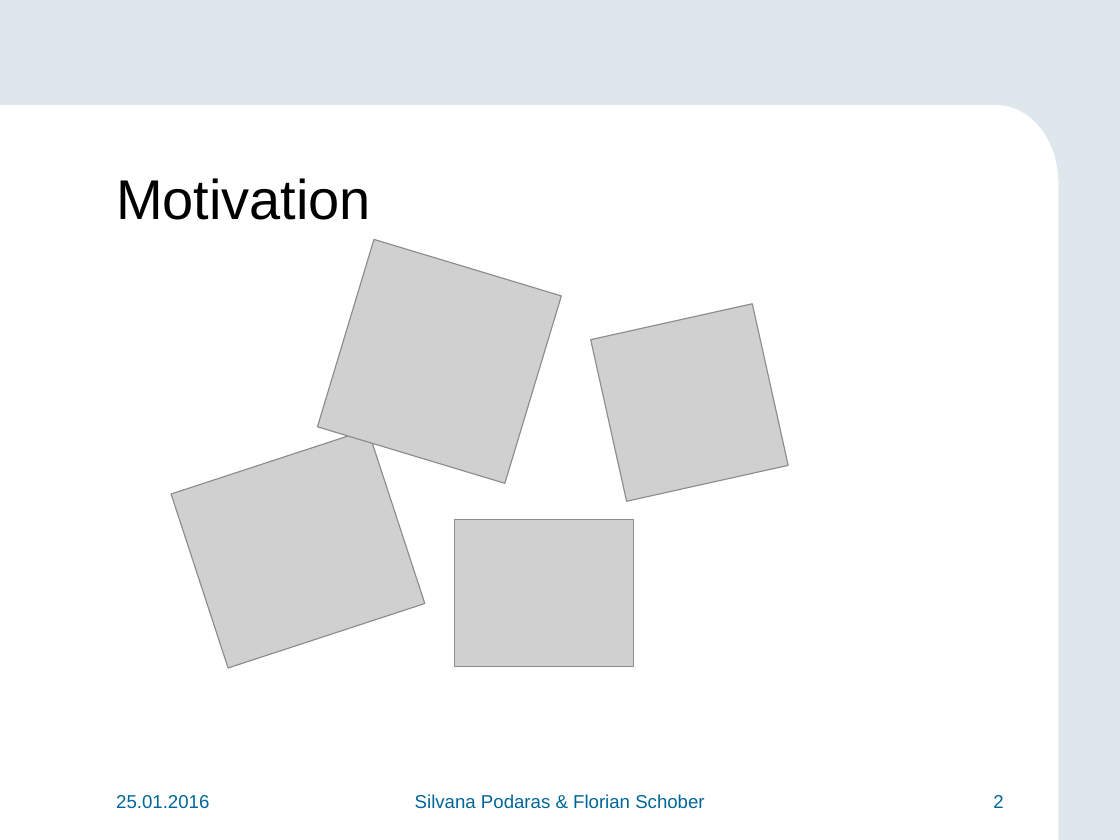
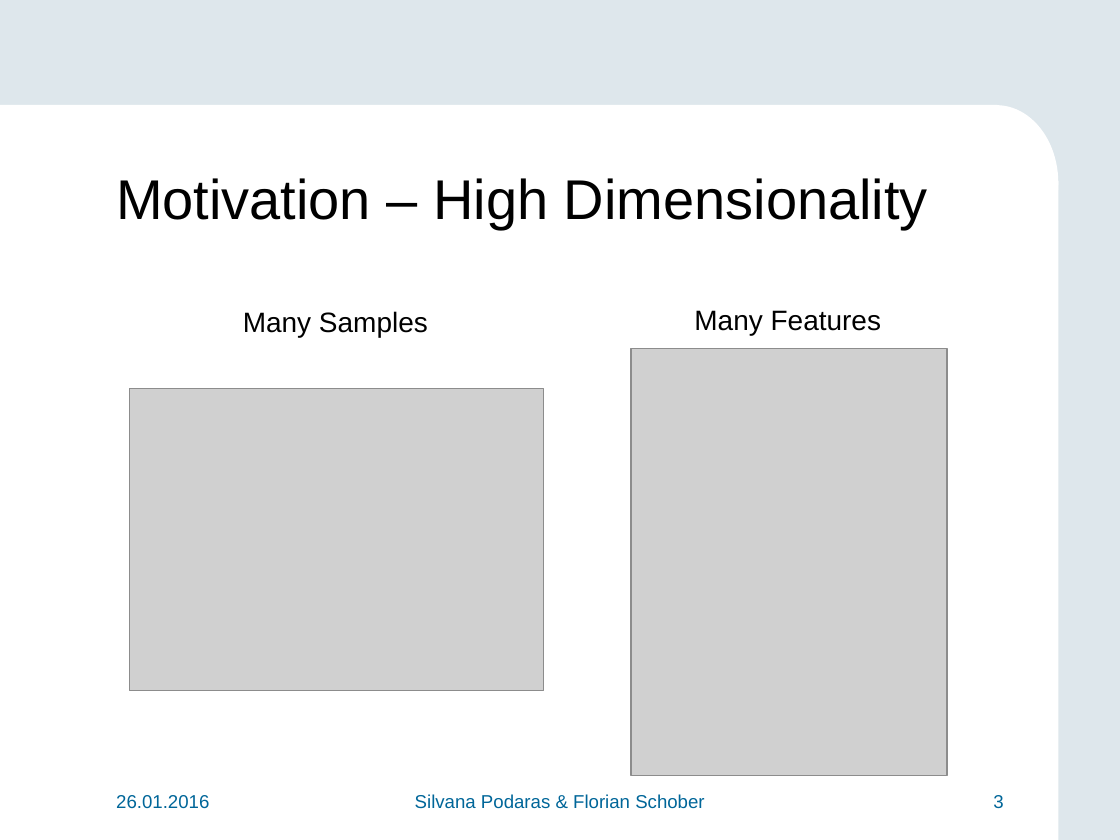
Before and after one commit to teretrus/VisSeminar, a slide deck: slide 3 of presentation/Presentation.pptx (slide 2 before the commit). Drawn at 1120x840 pixels with LibreOffice and Linux fonts; fonts in the diff are those of the drawing; grey boxes stand for pictures; background and template pictures are left out. Boxes give left, top, right and bottom in pixels: in the first picture for what was removed or moved away, otherwise in the second. Text is boxed around its words. In the diff, an @@ line names an element or a change of style, - is before the commit and + after.

```diff
--- a/presentation/Presentation.pptx
+++ b/presentation/Presentation.pptx
@@ title at [116, 178, 928, 228]: text changed @@
-Motivation
+Motivation – High Dimensionality
@@ picture removed at [317, 239, 562, 483] @@
@@ text added at [243, 311, 428, 338], 18 pt, text #000000 @@
+Many Samples
@@ picture removed at [591, 303, 789, 501] @@
@@ text added at [694, 310, 881, 336], 18 pt, text #000000 @@
+Many Features
@@ picture added at [631, 348, 946, 775] @@
@@ picture added at [130, 389, 544, 691] @@
@@ picture removed at [171, 429, 425, 668] @@
@@ picture removed at [455, 520, 634, 666] @@
@@ text at [116, 795, 209, 809]: text changed @@
-25.01.2016
+26.01.2016
@@ page number at [993, 795, 1003, 808]: text changed @@
-2
+3
```
Also in this commit, not shown: 24 other slides changed, 8 slides added, 1 slide removed.
